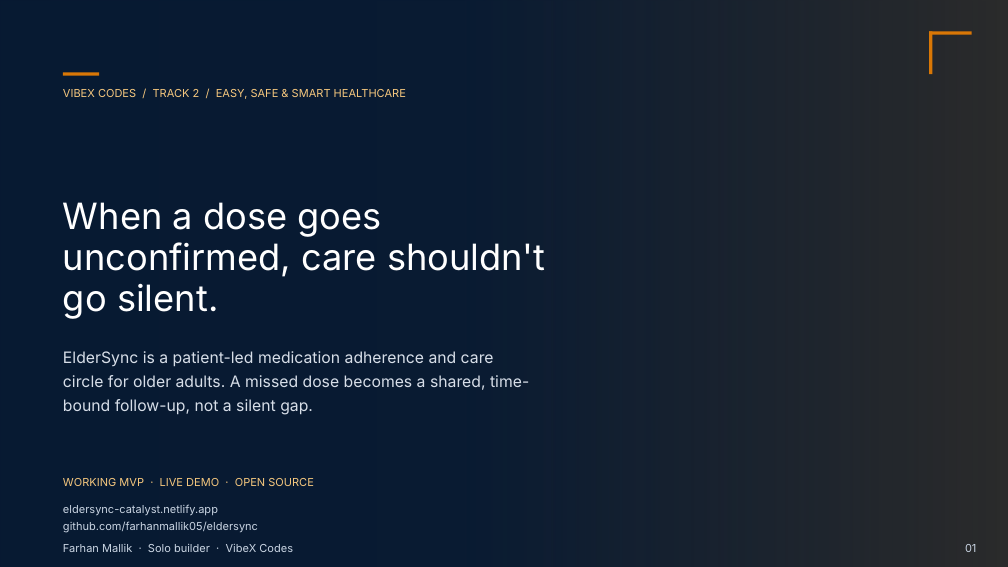
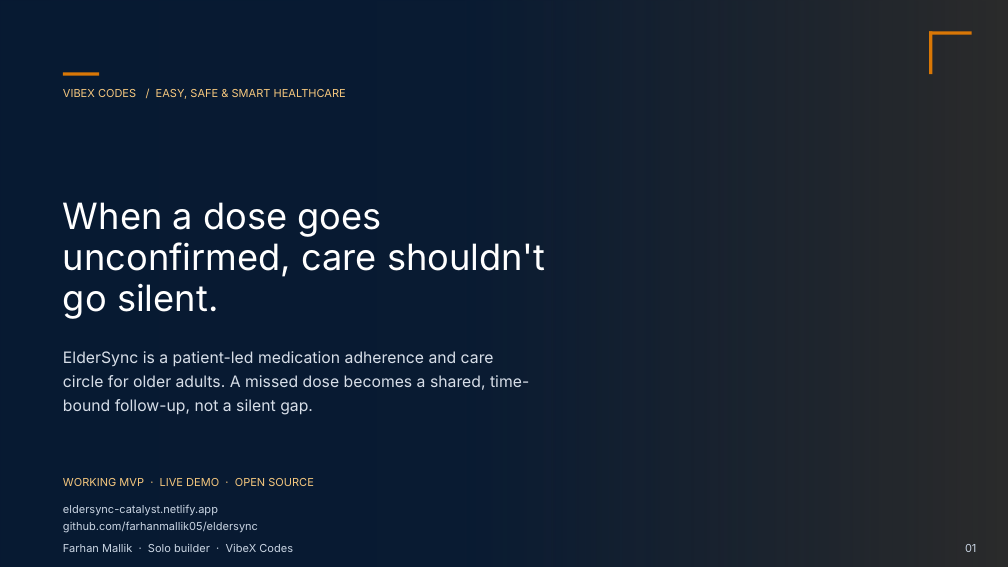
Before and after one commit to farhanmallik05/eldersync, a slide deck: slide 1 of ElderSync - Beyond the Reminder.pptx. Drawn at 1008x567 pixels with LibreOffice and Linux fonts; fonts in the diff are those of the drawing; background and template pictures are left out; a plain dark background stands for a picture behind light text. Boxes give left, top, right and bottom in pixels: in the first picture for what was removed or moved away, otherwise in the second. Text is boxed around its words. In the diff, an @@ line names an element or a change of style, - is before the commit and + after.

```diff
--- a/ElderSync - Beyond the Reminder.pptx
+++ b/ElderSync - Beyond the Reminder.pptx
@@ text at <box>63,89,346,99</box>: text changed @@
-VIBEX CODES / TRACK 2 / EASY, SAFE & SMART HEALTHCARE
+VIBEX CODES / EASY, SAFE & SMART HEALTHCARE
```
Also in this commit, not shown: 2 other slides changed, 1 other file.
